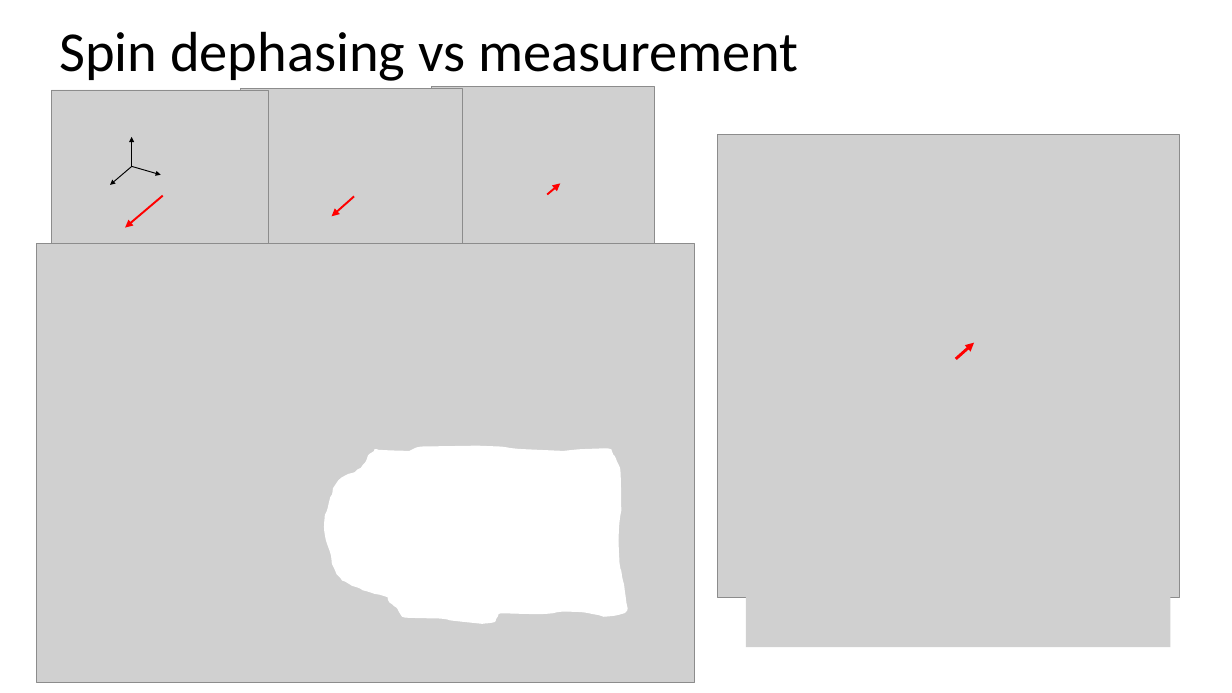
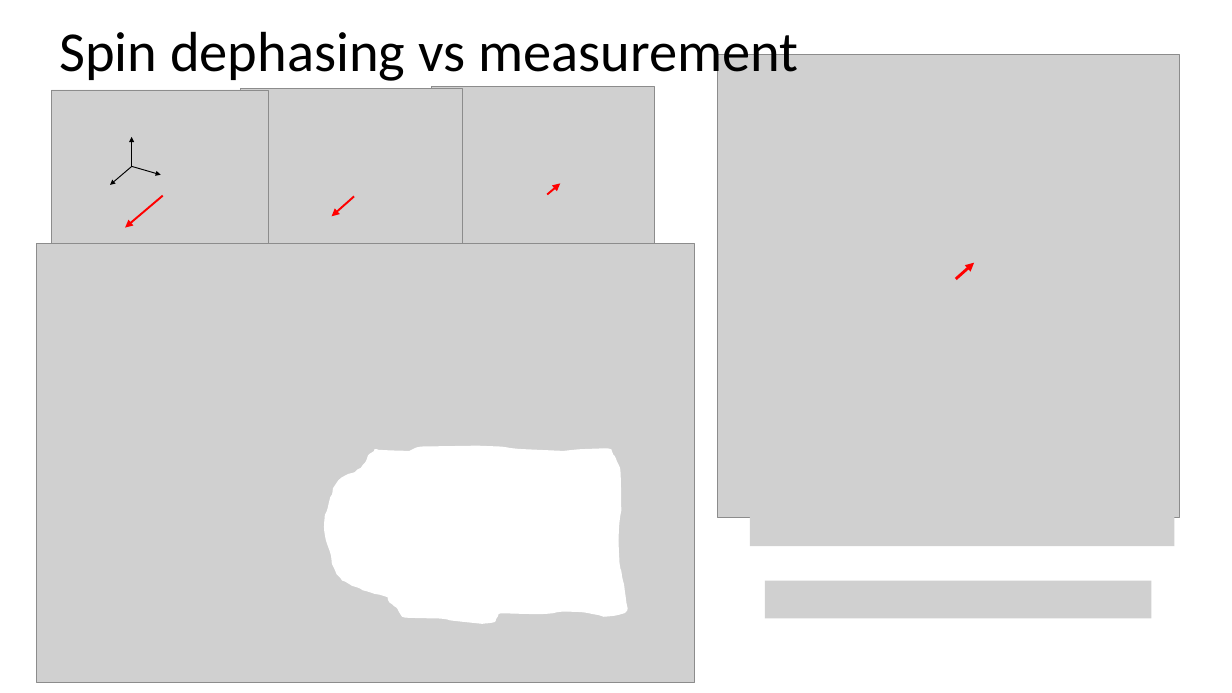
Before and after one commit to kgilmo/amplitude_sensing_paper, a slide deck: slide 6 of amplitude_sensing_penning.pptx. Drawn at 1232x693 pixels with LibreOffice and Linux fonts; fonts in the diff are those of the drawing; grey boxes stand for pictures; background and template pictures are left out. Boxes give left, top, right and bottom in pixels: in the first picture for what was removed or moved away, otherwise in the second. Text is boxed around its words. In the diff, an @@ line names an element or a change of style, - is before the commit and + after.

Commit message:
changes

```diff
--- a/amplitude_sensing_penning.pptx
+++ b/amplitude_sensing_penning.pptx
@@ picture moved from (x1=717, y1=135, x2=1179, y2=597) to (x1=717, y1=55, x2=1179, y2=518) @@
@@ arrow moved from (956, 359) - (974, 343) to (956, 279) - (974, 262) @@
@@ picture added at (x1=750, y1=481, x2=1175, y2=546) @@
@@ picture removed at (x1=746, y1=582, x2=1170, y2=648) @@
@@ picture added at (x1=765, y1=580, x2=1152, y2=618) @@
```
Also in this commit, not shown: 1 other slide changed.
